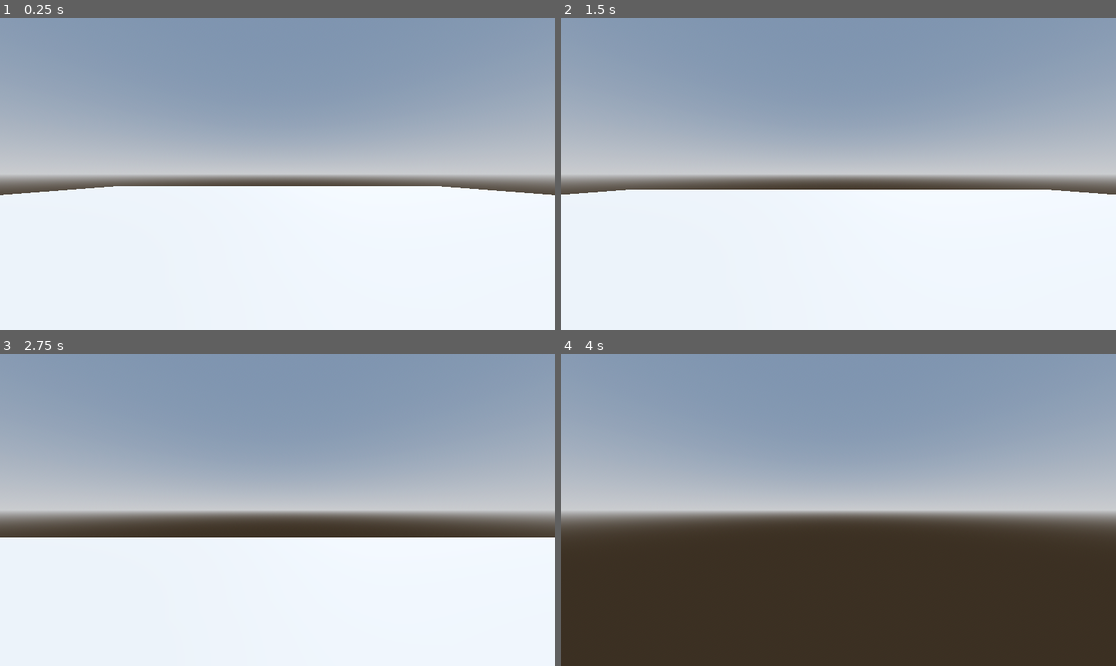
Above: before the commit, frames 1-4 (two rows, left to right).
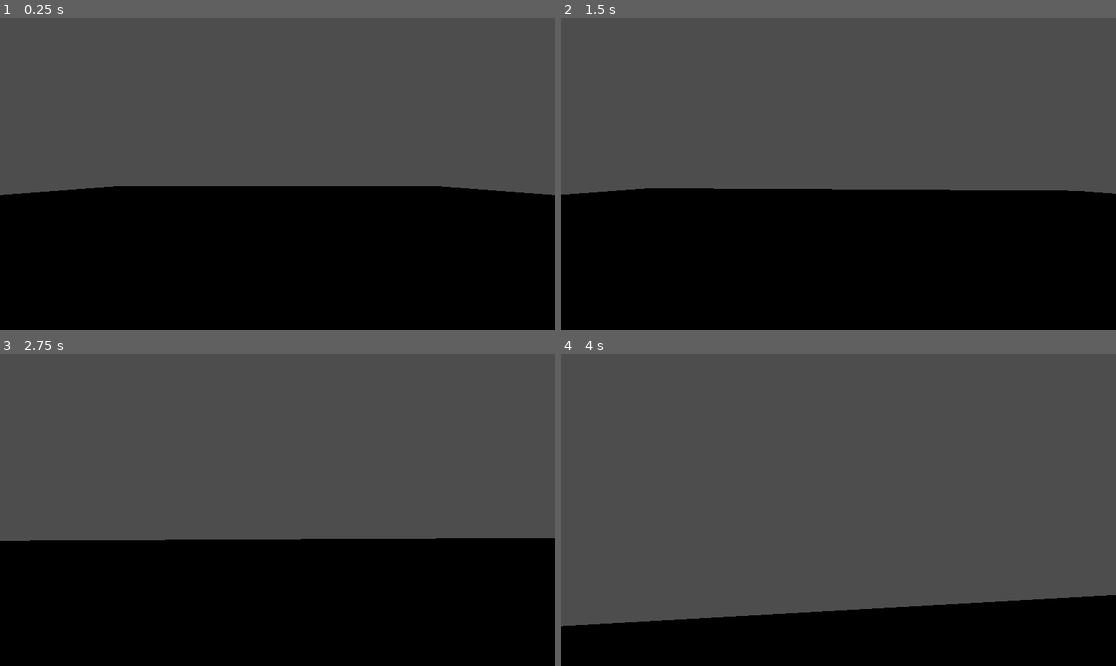
Above: after the commit, the same moments.

Repository: YvesPascalWecker/anti-fun
Game: Godot game, scene res://welt.tscn
Same seed, same stepped clock (60 frames per second), same inputs: the game is played once before the commit and once after it. Before the commit the project has no main scene; this scene is started directly in both runs.
Inputs (mouse positions are in pixels of both pictures, inside the frame that each line leads up to):
- Up to frame 1 (0.25 s): no input
- Up to frame 2 (1.5 s): tap Enter (ui_accept) at 0.5, 0.6, 0.77, 1.07, 1.35 s; move the mouse to (866, 174) at 0.52 s; hold W (move_up) from 0.53 s (still down); move the mouse to (810, 174) at 1.27 s
- Up to frame 3 (2.75 s): keep holding W (move_up); tap Enter (ui_accept) at 1.52, 1.82, 2.1 s; move the mouse to (288, 503) at 2.02 s
- Up to frame 4 (4 s): keep holding W (move_up); tap Enter (ui_accept) at 2.75, 2.85, 3.02, 3.32, 3.6, 3.77 s; move the mouse to (832, 516) at 2.77 s; move the mouse to (877, 513) at 3.52 s

The runs differ from the first frame. In frame 1, 99% of the frame differs, in the area x 0-100%, y 0-100%; in frame 2, 98%; in frame 3, 98%; in frame 4, 98%.

Commit message:
Fix: Mouse know with an min mouse sensetivity for camera movement & Remove fallsly edet envioment and light node from player

Diff:
--- a/player.tscn
+++ b/player.tscn
@@ -1,31 +1,11 @@
 [gd_scene format=3 uid="uid://dk77cf05e0aqr"]
 
 [ext_resource type="Script" uid="uid://d1m8ryhw1ds6w" path="res://visible/code/player_controller.gd" id="1_4flbx"]
-
-[sub_resource type="ProceduralSkyMaterial" id="ProceduralSkyMaterial_4flbx"]
-sky_horizon_color = Color(0.66224277, 0.6717428, 0.6867428, 1)
-ground_horizon_color = Color(0.66224277, 0.6717428, 0.6867428, 1)
-
-[sub_resource type="Sky" id="Sky_onrkg"]
-sky_material = SubResource("ProceduralSkyMaterial_4flbx")
-
-[sub_resource type="Environment" id="Environment_i3pqv"]
-background_mode = 2
-sky = SubResource("Sky_onrkg")
-tonemap_mode = 2
-glow_enabled = true
 
 [sub_resource type="CapsuleShape3D" id="CapsuleShape3D_4flbx"]
 
 [node name="Player" type="CharacterBody3D" unique_id=327792399]
 script = ExtResource("1_4flbx")
-
-[node name="DirectionalLight3D" type="DirectionalLight3D" parent="." unique_id=1475244580]
-transform = Transform3D(-0.8660254, -0.43301278, 0.25, 0, 0.49999997, 0.86602545, -0.50000006, 0.75, -0.43301266, 0, 0, 0)
-shadow_enabled = true
-
-[node name="WorldEnvironment" type="WorldEnvironment" parent="." unique_id=185375551]
-environment = SubResource("Environment_i3pqv")
 
 [node name="PlayerCollision" type="CollisionShape3D" parent="." unique_id=1635577856]
 shape = SubResource("CapsuleShape3D_4flbx")
--- a/project.godot
+++ b/project.godot
@@ -11,6 +11,7 @@
 [application]
 
 config/name="AntiFun"
+run/main_scene="uid://cu47qmamhnlni"
 config/features=PackedStringArray("4.6", "Forward Plus")
 config/icon="res://icon.svg"
 
@@ -41,6 +42,12 @@
 ]
 }
 
+[layer_names]
+
+3d_physics/layer_1="world"
+3d_physics/layer_2="player"
+3d_physics/layer_3="enemy"
+
 [physics]
 
 3d/physics_engine="Jolt Physics"
--- a/visible/code/player_controller.gd
+++ b/visible/code/player_controller.gd
@@ -1,9 +1,10 @@
 extends CharacterBody3D
 
 
-const SPEED:float = 5.0
+@export var speed:float = 5.0
 const JUMP_VELOCITY:float = 4.5
-@export var mouse_sensitivity:float = 0.0
+@export_range(0.00001,1.0,0.00001) var mouse_sensitivity:float = 0.0
+
 
 func _ready() -> void:
 	Input.mouse_mode = Input.MOUSE_MODE_CAPTURED
@@ -18,20 +19,14 @@
 	# Add the gravity.
 	if not is_on_floor():
 		velocity += get_gravity() * delta
-
-	# Handle jump.
-	if Input.is_action_just_pressed("ui_accept") and is_on_floor():
-		velocity.y = JUMP_VELOCITY
-
 	# Get the input direction and handle the movement/deceleration.
 	# As good practice, you should replace UI actions with custom gameplay actions.
 	var input_dir := Input.get_vector("move_left", "move_right", "move_up", "move_down")
 	var direction := (transform.basis * Vector3(input_dir.x, 0, input_dir.y)).normalized()
 	if direction:
-		velocity.x = direction.x * SPEED
-		velocity.z = direction.z * SPEED
+		velocity.x = direction.x * speed
+		velocity.z = direction.z * speed
 	else:
-		velocity.x = move_toward(velocity.x, 0, SPEED)
-		velocity.z = move_toward(velocity.z, 0, SPEED)
-
+		velocity.x = move_toward(velocity.x, 0, speed)
+		velocity.z = move_toward(velocity.z, 0, speed)
 	move_and_slide()
--- a/welt.tscn
+++ b/welt.tscn
@@ -19,3 +19,4 @@
 
 [node name="Player" parent="." unique_id=327792399 instance=ExtResource("1_2weay")]
 transform = Transform3D(1, 0, 0, 0, 1, 0, 0, 0, 1, 0, 1.3080444, 0)
+mouse_sensitivity = 0.001
